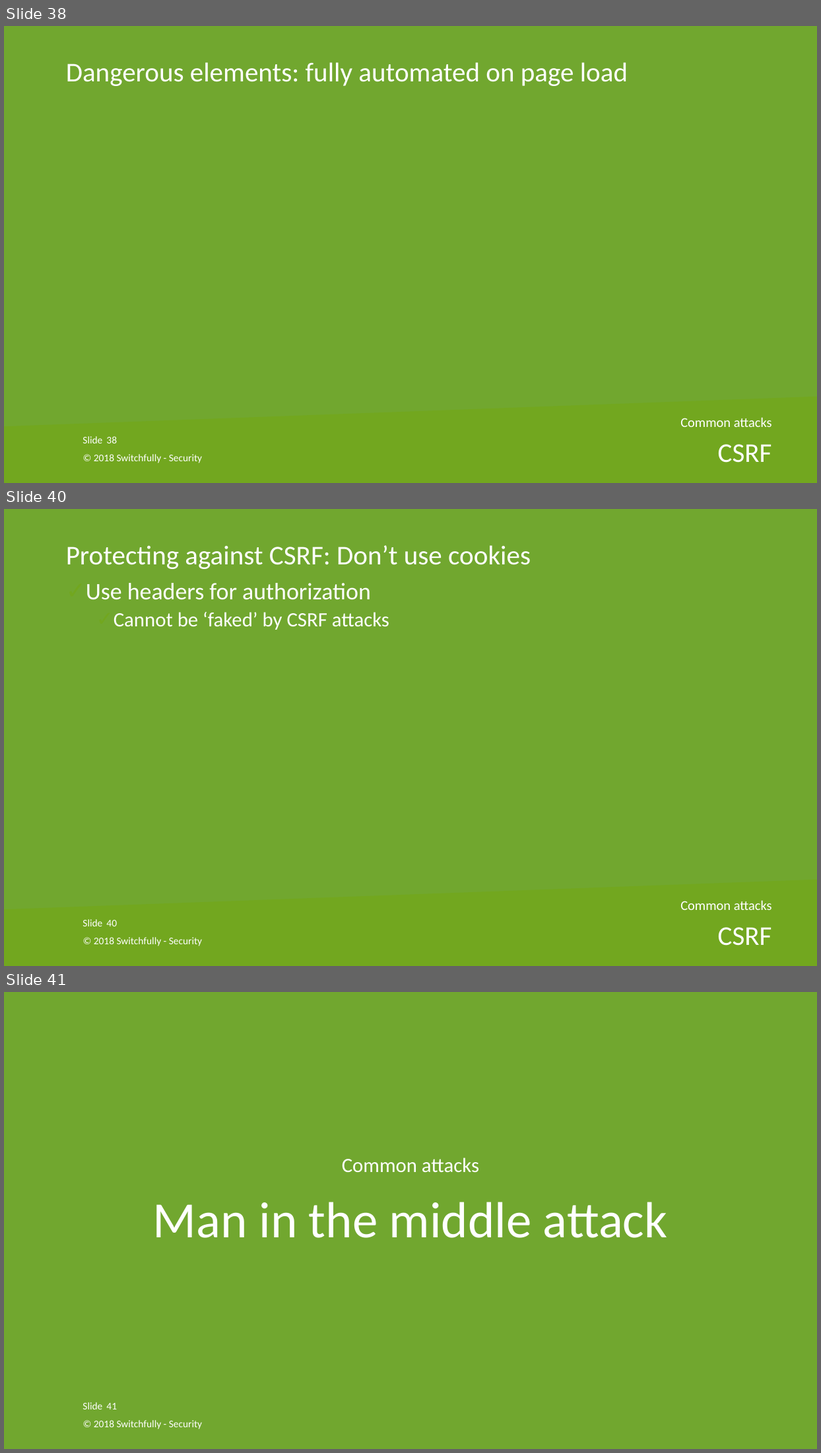
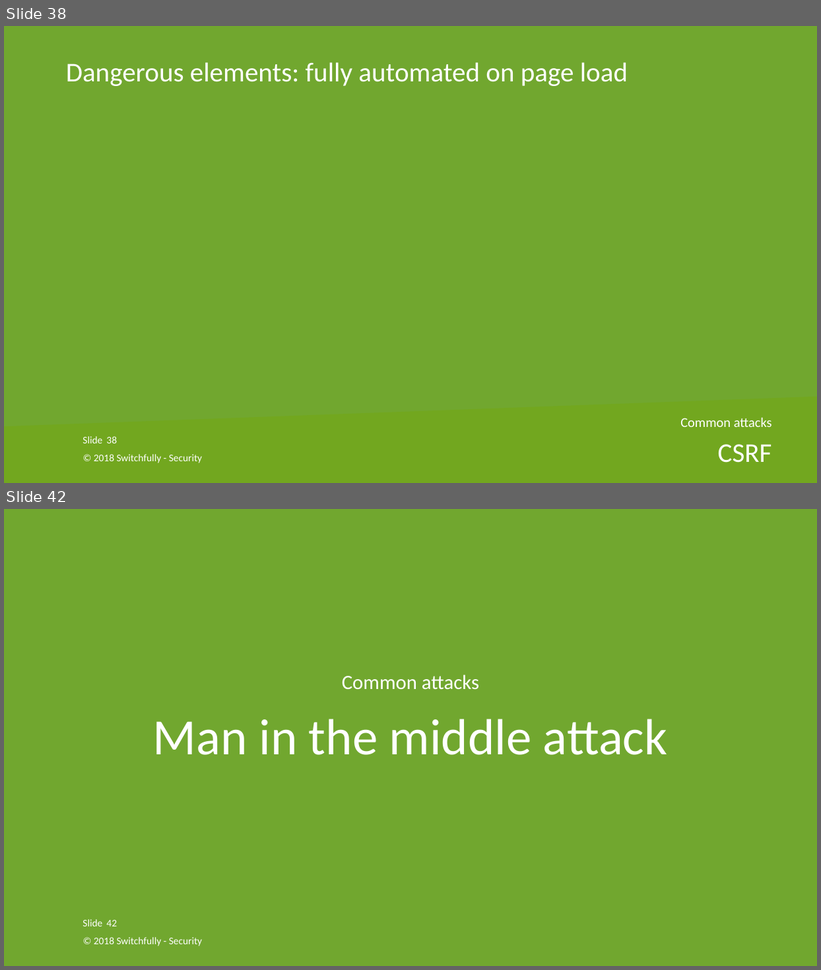
Before and after one commit to nielsjani/switchfully-security, a slide deck: powerpoint/switchfully-security@Cegeka.pptx. Shown one above the other, each under a label of ours: slides 38, 40 and 41 before the commit, slides 38 and 42 after it; the slides between them are not shown. The pictures are 821x1453 and 821x970 pixels, drawn with LibreOffice and Linux fonts; fonts in the diff are those of the drawing; background and template pictures are left out. Boxes give left, top, right and bottom in pixels: in the first picture for what was removed or moved away, otherwise in the second. Text is boxed around its words. In the diff, an @@ line names an element or a change of style, - is before the commit and + after.

Commit message:
added fir story to powerpoint + fixed csrf

```diff
--- a/powerpoint/switchfully-security@Cegeka.pptx
+++ b/powerpoint/switchfully-security@Cegeka.pptx
@@ slide 40 removed at (x1=4, y1=509, x2=817, y2=966), background picture (left out); not listed: 2 template elements that a slide beside it also shows @@
@@ text removed at (x1=66, y1=545, x2=531, y2=630) @@
-Protecting against CSRF: Don’t use cookies
-✓ Use headers for authorization
-  ✓ Cannot be ‘faked’ by CSRF attacks
@@ text removed at (x1=680, y1=900, x2=772, y2=910) @@
-Common attacks
@@ page number removed at (x1=106, y1=920, x2=117, y2=927) @@
-40
@@ text removed at (x1=94, y1=937, x2=202, y2=947) @@
-© 2018 Switchfully - Security
@@ title removed at (x1=718, y1=927, x2=772, y2=946) @@
-CSRF
@@ what was slide 41 is now slide 42 @@
@@ page number at (x1=106, y1=920, x2=117, y2=927): text changed @@
-41
+42
```
Also in this commit, not shown: 2 slides changed, 4 slides added.
